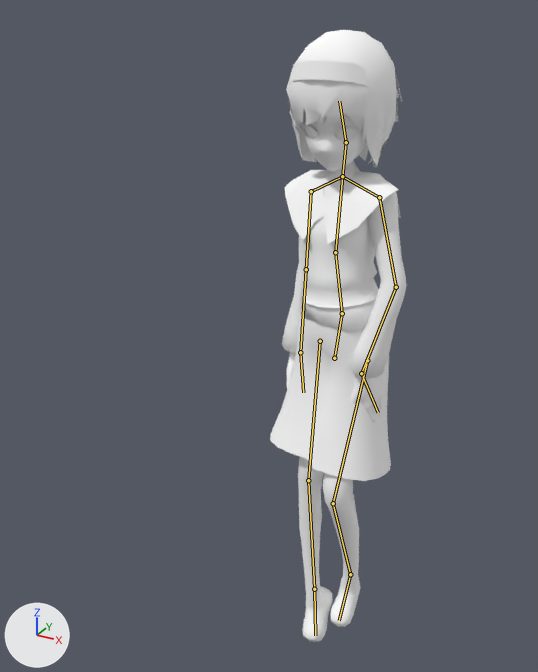
Two versions of the Blender file assets/Models/game/aliceg.blend, one commit apart.
Rendered twice from a 50 mm lens placed at (2.9, -7.37, 7.2), pointed at (-1.01, -0.26, 3.65). The axes (+X, +Y, +Z) are drawn at lower left. The lights are the same throughout. Both versions are drawn at the pose saved in each file; the numbers are the values there. The bones that bend it are drawn over the model as lines.

Objects in the first picture: 'alice'.
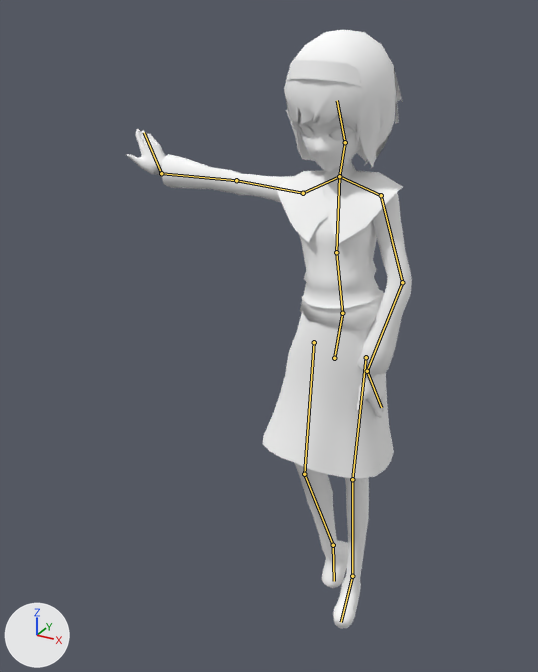
What the commit changed:
Bone 'spine0' (bone_spine0) turns from (-2, -6, 7) to (0, 7, 7) degrees about its own x, y and z.
Bone 'L_leg1' (bone_l_leg1) turns from (31, -7, 5) to (3, -2, 4) degrees about its own x, y and z.
Bone 'L_leg2' (bone_l_leg2) turns from (-43, -2, 2) to (0, 0, 4) degrees about its own x, y and z.
Bone 'R_leg1' (bone_r_leg1) turns from (24, -27, 6) to (12, 2, 10) degrees about its own x, y and z.
Bone 'R_leg2' (bone_r_leg2) turns from (-15, 1, 4) to (-24, 3, 1) degrees about its own x, y and z.
Bone 'spine3' (bone_spine3) turns from (-1, 7, 0) to (0, -1, 7) degrees about its own x, y and z.
Bone 'head' (bone_head) turns from (0, 6, 7) to (0, 1, -1) degrees about its own x, y and z.
Bone 'R_arm1' (bone_r_arm1) turns from (0, 1, 7) to (-53, 80, -132) degrees about its own x, y and z.
Bone 'R_arm2' (bone_r_arm2) turns from (3, 2, -5) to (0, 0, 0) degrees about its own x, y and z.
Bone 'R_hand' (bone_r_hand) turns from (0, 7, 15) to (76, -34, -89) degrees about its own x, y and z.

Boxes [x1, y1, x2, y2] around the edits, measured in the pictures (538 x 672 px):
'alice', posed (109% wider): before [270, 30, 406, 642]; after [126, 30, 412, 628]
bone 'L_leg1', root to tip: before (367, 360) to (333, 503); after (366, 357) to (352, 479)
bone 'L_leg2', root to tip: before (333, 503) to (350, 574); after (352, 479) to (352, 576)
bone 'R_leg1', root to tip: before (320, 341) to (308, 480); after (314, 342) to (304, 474)
bone 'R_leg2', root to tip: before (308, 480) to (314, 589); after (304, 474) to (333, 545)
bone 'spine3', root to tip: before (342, 176) to (346, 142); after (339, 176) to (345, 142)
bone 'head', root to tip: before (346, 142) to (339, 101); after (345, 142) to (337, 100)
bone 'R_arm1', root to tip: before (311, 191) to (306, 269); after (303, 193) to (236, 180)
bone 'R_arm2', root to tip: before (306, 269) to (300, 352); after (236, 180) to (161, 173)
bone 'R_hand', root to tip: before (300, 352) to (303, 392); after (161, 173) to (144, 132)
